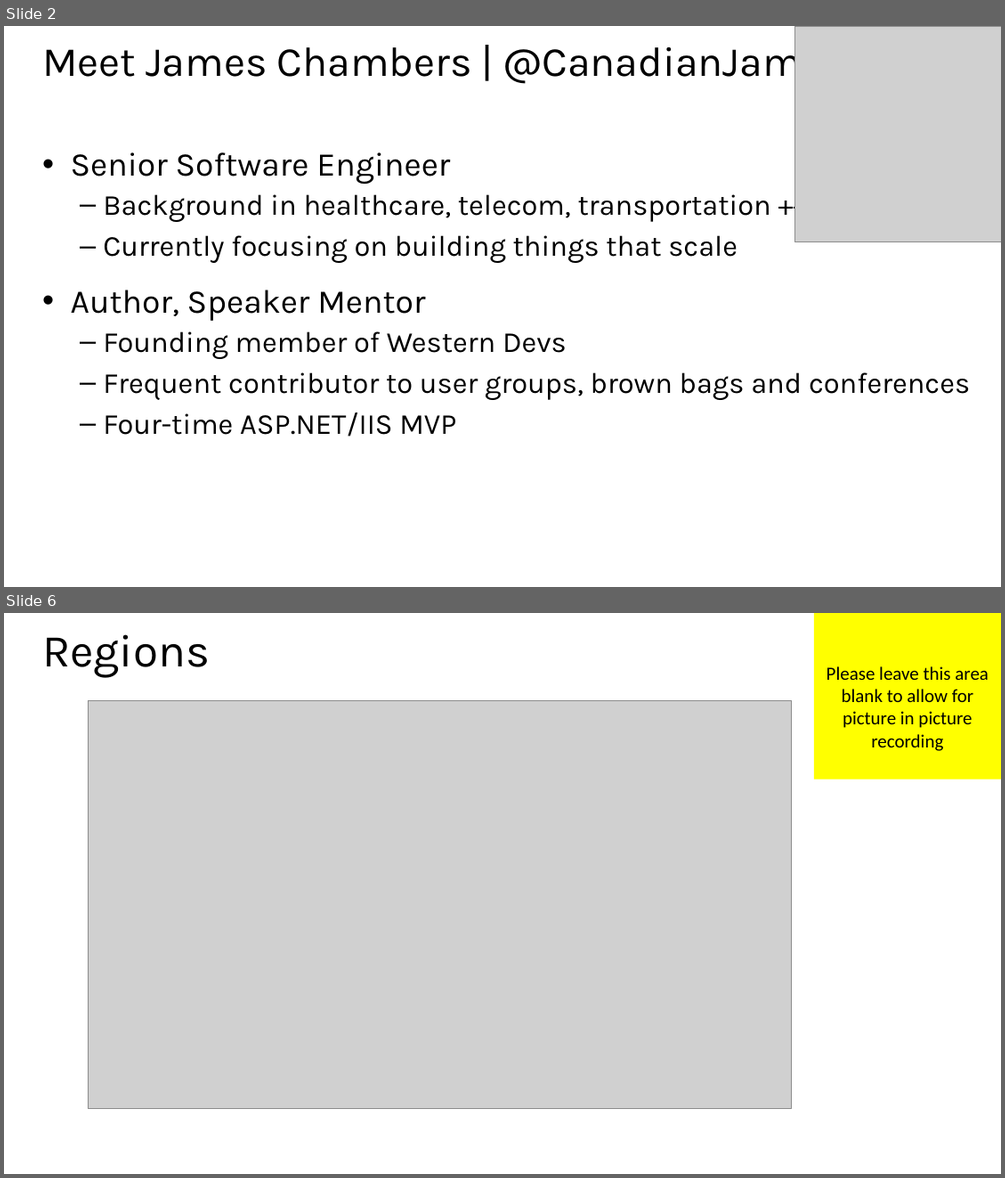
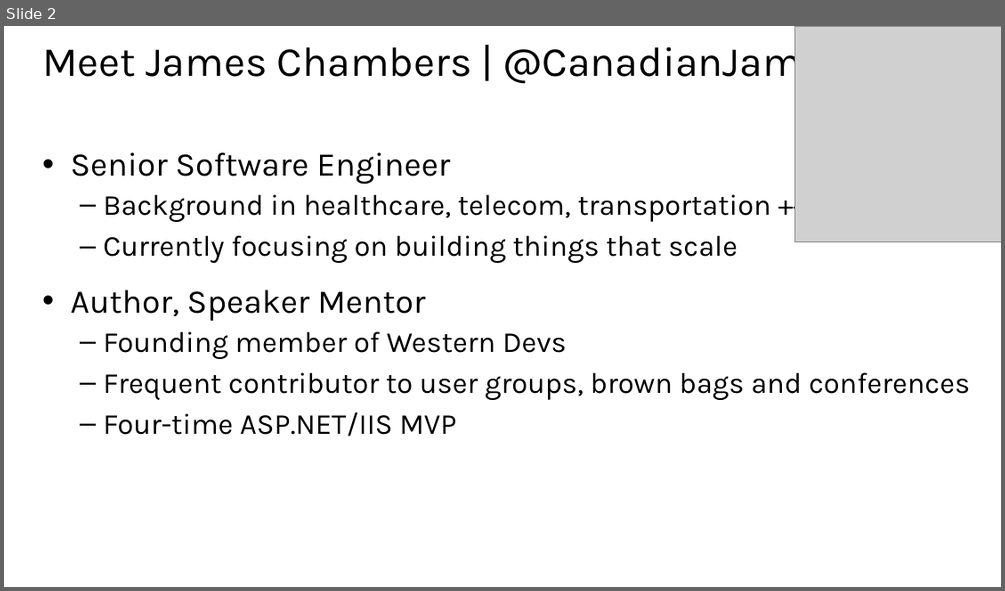
Before and after one commit to MisterJames/AzureImageProcessing, a slide deck: Presentation Materials/MVA-ApplicationsOnAzure.pptx. Shown one above the other, each under a label of ours: slides 2 and 6 before the commit, slide 2 after it; the slides between them are not shown. The pictures are 1005x1178 and 1005x591 pixels, drawn with LibreOffice and Linux fonts; fonts in the diff are those of the drawing; grey boxes stand for pictures. Boxes give left, top, right and bottom in pixels: in the first picture for what was removed or moved away, otherwise in the second. Text is boxed around its words. In the diff, an @@ line names an element or a change of style, - is before the commit and + after.

```diff
--- a/Presentation Materials/MVA-ApplicationsOnAzure.pptx
+++ b/Presentation Materials/MVA-ApplicationsOnAzure.pptx
@@ slide 6 removed at (4, 613, 1001, 1174), background #FFFFFF @@
@@ title removed at (42, 634, 210, 677) @@
-Regions
@@ rectangle removed at (814, 613, 1001, 779) @@
-Please leave this area blank to allow for picture in picture recording
@@ picture removed at (88, 700, 792, 1108) @@
```
Also in this commit, not shown: 7 slides changed, 3 slides added, 4 other files.
